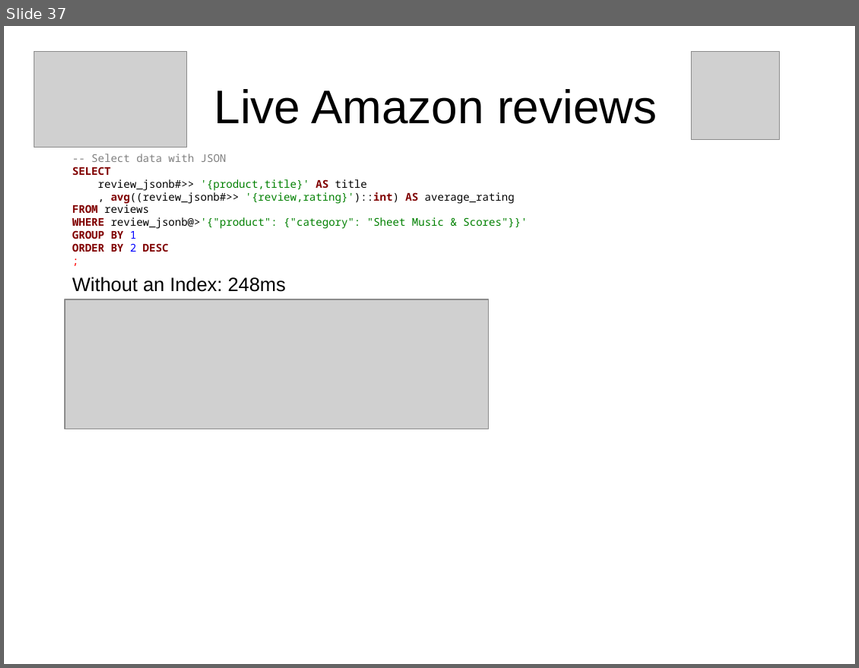
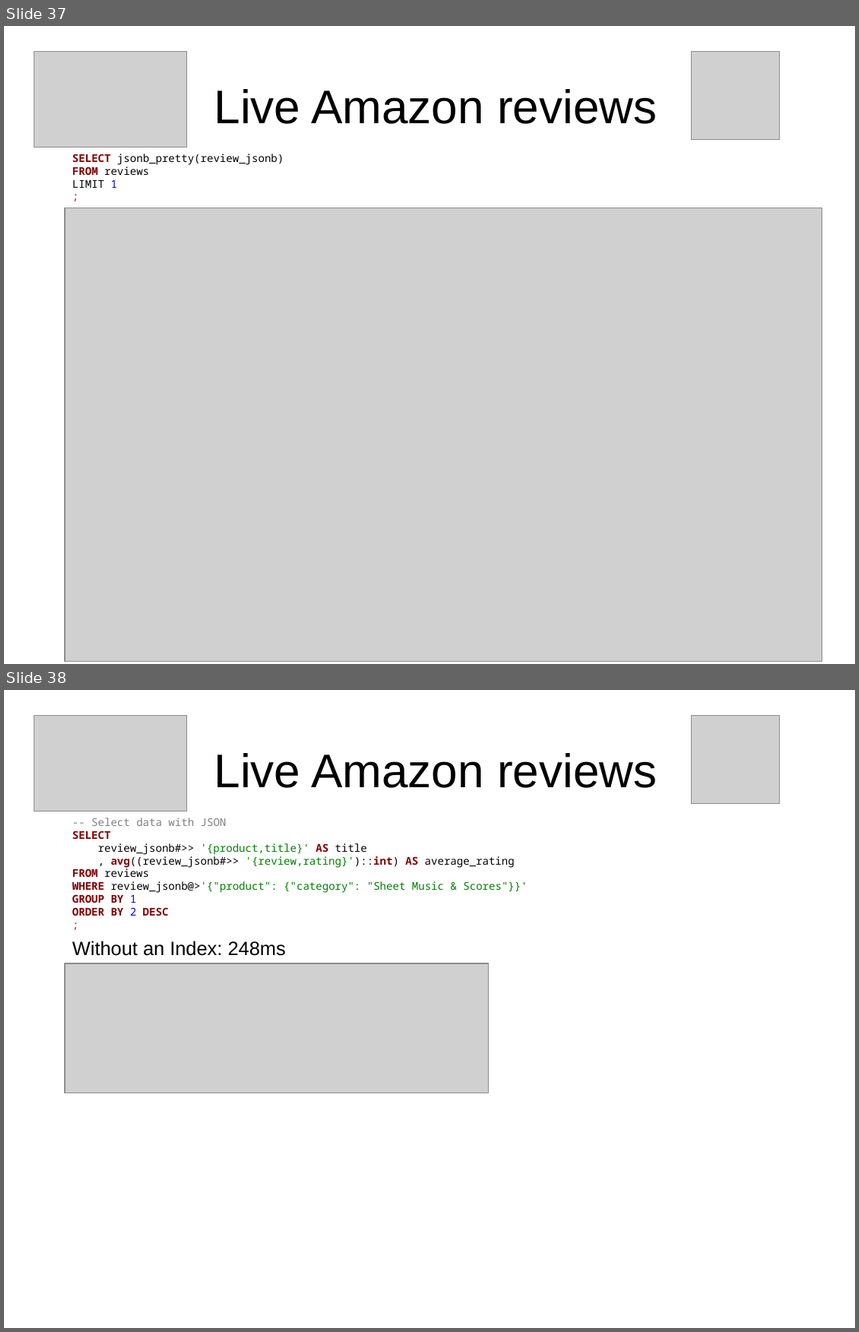
Before and after one commit to sjstoelting/talks, a slide deck: json-by-example/JSON-by-example.odp. Shown one above the other, each under a label of ours: slide 37 before the commit, slides 37 and 38 after it. The pictures are 859x668 and 859x1332 pixels, drawn with LibreOffice and Linux fonts; fonts in the diff are those of the drawing; grey boxes stand for pictures. Boxes give left, top, right and bottom in pixels: in the first picture for what was removed or moved away, otherwise in the second. Text is boxed around its words. In the diff, an @@ line names an element or a change of style, - is before the commit and + after.

Commit message:
Added having a look at the Amazon JSON structure to the queries and the slides. Plus some minor corrections on the slides.

```diff
--- a/json-by-example/JSON-by-example.odp
+++ b/json-by-example/JSON-by-example.odp
@@ slide 37 added at (4,26,855,664), background #FFFFFF @@
@@ picture added at (34,52,187,148) @@
@@ picture added at (692,52,779,139) @@
@@ title added at (215,89,657,124), 44 pt, text #000000 @@
+Live Amazon reviews
@@ text added at (72,154,284,188), 10 pt, text #000000 @@
+SELECT jsonb_pretty(review_jsonb)
+FROM reviews
+LIMIT 1
+;
@@ picture added at (65,208,823,661) @@
@@ what was slide 37 is now slide 38 @@
```
Also in this commit, not shown: 5 slides changed, 2 other files.
